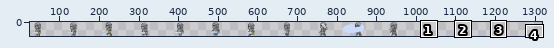
Two versions of one pixel-art file, sprites/knight-final-90x36-Sheet.ase. The first picture is a wide view before the edit; the outline marks the close-up.
Close-up. Before the commit:
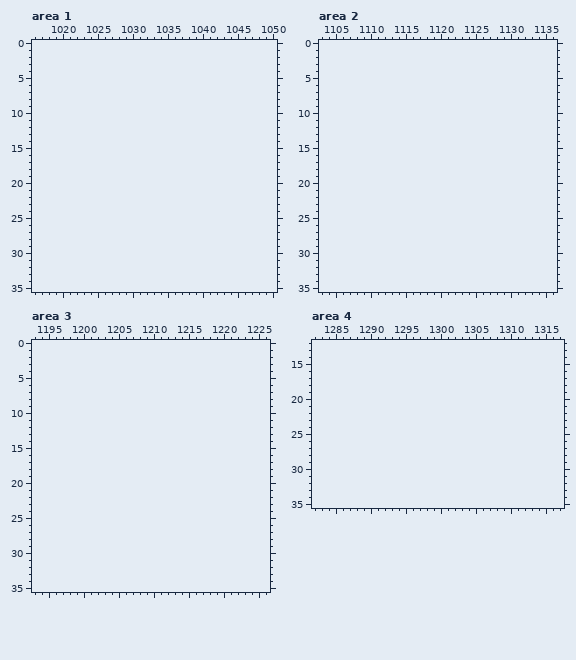
990x36 pixels, 1 frame. Shown: area 1: x 1016..1050, y 0..35; area 2: x 1103..1136, y 0..35; area 3: x 1193..1226, y 0..35; area 4: x 1282..1317, y 12..35. The old version is drawn lined up with the new one, on the new canvas. The wide view leaves out empty margins. The commit also changed other parts of the picture, which this record leaves out.
After the commit:
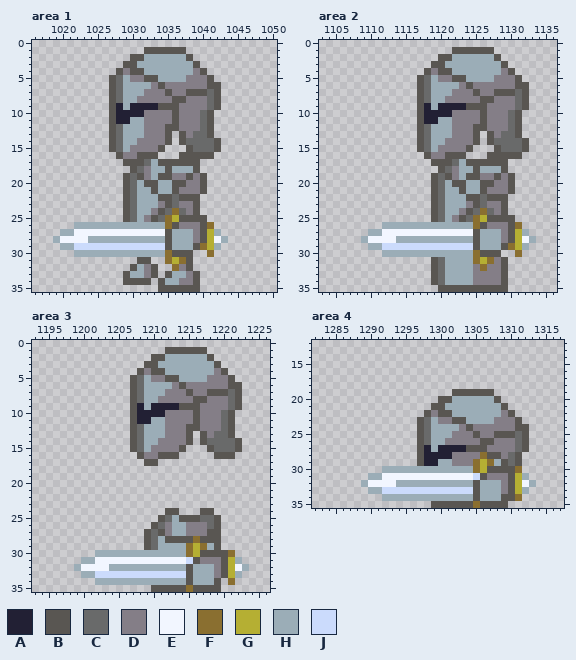
Palette (. is transparent): A #222034  B #595652  C #696a6a  D #847e87  E #f2f6ff  F #8a6f30  G #b5af33  H #9badb7  J #cbdbfc
Difference:
canvas 990x36 -> 1350x36
Area 1:
y 1: x 1032..1037 ...... -> BBBBBB
y 2: x 1030..1038 ......... -> BBHHHHHHB
y 3: x 1029..1039 ........... -> BBHHHHHHHHB
y 4: x 1028..1040 ............. -> BDBBHHHHHHHDB
y 5: x 1027..1041 ............... -> BCHDDBBHHHHDDDB
y 6: x 1027..1042 ................ -> BCHHHHDBDDDDDDBB
y 7: x 1027..1042 ................ -> BCHHHDDDBDDBBBCB
y 8: x 1027..1042 ................ -> BCHHDDDDDBBDDDCB
y 9: x 1027..1042 ................ -> BAHAAAABBBDDDDCB
y 10: x 1027..1041 ............... -> BAAAADDDDBDDDCB
y 11: x 1027..1041 ............... -> BAAHHDDDDBDDDCB
y 12: x 1027..1041 ............... -> BCHHHDDDBBDDDCB
y 13: x 1027..1035 ......... -> BCHHHDDDB; x 1037..1041 ..... -> BDCCB
y 14: x 1027..1035 ......... -> BCHHDDDDB; x 1037..1042 ...... -> BCCCCB
y 15: x 1027..1034 ........ -> BCHDDDDB; x 1038..1042 ..... -> BCCCB
y 16: x 1028..1033 ...... -> BDDBBB; x 1037..1041 ..... -> BBBBB
y 17: x 1029..1039 ........... -> BBBCHBBBBBB
y 18: x 1030..1039 .......... -> BCDHHBHHHB
y 19: x 1029..1040 ............ -> BCBDHBBDDBDB
y 20: x 1029..1040 ............ -> BCHBBHHBBDDB
y 21: x 1029..1040 ............ -> BCHHBHHBDDDB
y 22: x 1029..1039 ........... -> BCHHHBBCBBB
y 23: x 1029..1039 ........... -> BCHHHDBCDDB
y 24: x 1029..1039 ........... -> BCHHDBCFCDB
y 25: x 1029..1040 ............ -> BCHDBCFGBBBB
y 26: x 1022..1041 .................... -> HHHHHHHHHHHHHFBDDDBF
y 27: x 1020..1042 ....................... -> HHEEEEEEEEEEEEEBHHHDBGH
y 28: x 1019..1043 ......................... -> HEEEEHHHHHHHHHHHBHHHDBGEH
y 29: x 1020..1042 ....................... -> HHJJJJJJJJJJJJJBHHHBFGH
y 30: x 1022..1038 ................. -> HHHHHHHHHHHHHFBBB; x 1041 . -> F
y 31: x 1031..1032 .. -> BB; x 1035..1038 .... -> FGFB
y 32: x 1030..1033 .... -> BHDB; x 1036..1038 ... -> FDB
y 33: x 1029..1033 ..... -> BHHDB; x 1035..1039 ..... -> BHHDB
y 34: x 1029..1032 .... -> BBBB; x 1034..1039 ...... -> BHHDDB
y 35: x 1034..1039 ...... -> BBBBBB
Area 2:
y 1: x 1122..1127 ...... -> BBBBBB
y 2: x 1120..1128 ......... -> BBHHHHHHB
y 3: x 1119..1129 ........... -> BBHHHHHHHHB
y 4: x 1118..1130 ............. -> BDBBHHHHHHHDB
y 5: x 1117..1131 ............... -> BCHDDBBHHHHDDDB
y 6: x 1117..1132 ................ -> BCHHHHDBDDDDDDBB
y 7: x 1117..1132 ................ -> BCHHHDDDBDDBBBCB
y 8: x 1117..1132 ................ -> BCHHDDDDDBBDDDCB
y 9: x 1117..1132 ................ -> BAHAAAABBBDDDDCB
y 10: x 1117..1131 ............... -> BAAAADDDDBDDDCB
y 11: x 1117..1131 ............... -> BAAHHDDDDBDDDCB
y 12: x 1117..1131 ............... -> BCHHHDDDBBDDDCB
y 13: x 1117..1125 ......... -> BCHHHDDDB; x 1127..1131 ..... -> BDCCB
y 14: x 1117..1125 ......... -> BCHHDDDDB; x 1127..1132 ...... -> BCCCCB
y 15: x 1117..1124 ........ -> BCHDDDDB; x 1128..1132 ..... -> BCCCB
y 16: x 1118..1123 ...... -> BDDBBB; x 1127..1131 ..... -> BBBBB
y 17: x 1119..1129 ........... -> BBBCHBBBBBB
y 18: x 1120..1129 .......... -> BCDHHBHHHB
y 19: x 1119..1130 ............ -> BCBDHBBDDBDB
y 20: x 1119..1130 ............ -> BCHBBHHBBDDB
y 21: x 1119..1130 ............ -> BCHHBHHBDDDB
y 22: x 1119..1129 ........... -> BCHHHBBCBBB
y 23: x 1119..1129 ........... -> BCHHHDBCDDB
y 24: x 1119..1129 ........... -> BCHHDBCFCDB
y 25: x 1119..1130 ............ -> BCHDBCFGBBBB
y 26: x 1112..1131 .................... -> HHHHHHHHHHHHHFBDDDBF
y 27: x 1110..1132 ....................... -> HHEEEEEEEEEEEEEBHHHDBGH
y 28: x 1109..1133 ......................... -> HEEEEHHHHHHHHHHHBHHHDBGEH
y 29: x 1110..1132 ....................... -> HHJJJJJJJJJJJJJBHHHBFGH
y 30: x 1112..1128 ................. -> HHHHHHHHHHHHHFBBB; x 1131 . -> F
y 31: x 1119..1129 ........... -> BCHHHHFGFDB
y 32: x 1119..1129 ........... -> BCHHHHDFDDB
y 33..34: x 1119..1129 ........... -> BCHHHHDDDDB
y 35: x 1120..1129 .......... -> BBBBBBBBBB
Area 3:
y 1: x 1212..1217 ...... -> BBBBBB
y 2: x 1210..1218 ......... -> BBHHHHHHB
y 3: x 1209..1219 ........... -> BBHHHHHHHHB
y 4: x 1208..1220 ............. -> BDBBHHHHHHHDB
y 5: x 1207..1221 ............... -> BCHDDBBHHHHDDDB
y 6: x 1207..1222 ................ -> BCHHHHDBDDDDDDBB
y 7: x 1207..1222 ................ -> BCHHHDDDBDDBBBCB
y 8: x 1207..1222 ................ -> BCHHDDDDDBBDDDCB
y 9: x 1207..1222 ................ -> BAHAAAABBBDDDDCB
y 10: x 1207..1221 ............... -> BAAAADDDDBDDDCB
y 11: x 1207..1221 ............... -> BAAHHDDDDBDDDCB
y 12: x 1207..1221 ............... -> BCHHHDDDBBDDDCB
y 13: x 1207..1215 ......... -> BCHHHDDDB; x 1217..1221 ..... -> BDCCB
y 14: x 1207..1215 ......... -> BCHHDDDDB; x 1217..1222 ...... -> BCCCCB
y 15: x 1207..1214 ........ -> BCHDDDDB; x 1218..1222 ..... -> BCCCB
y 16: x 1208..1213 ...... -> BDDBBB; x 1219..1221 ... -> BBB
y 17: x 1209..1210 .. -> BB
y 24: x 1212..1213 .. -> BB; x 1217..1218 .. -> BB
y 25: x 1211..1219 ......... -> BCHBBBCCB
y 26: x 1210..1219 .......... -> BCDHHDDDCB
y 27: x 1209..1219 ........... -> BCBDHHDDDBB
y 28: x 1209..1219 ........... -> BCHBBBBFBBB
y 29: x 1209..1219 ........... -> BCHHHHFGFHB
y 30: x 1202..1221 .................... -> HHHHHHHHHHHHHFGBBBBF
y 31: x 1200..1222 ....................... -> HHEEEEEEEEEEEEEJBDDDBGH
y 32: x 1199..1223 ......................... -> HEEEEHHHHHHHHHHHBHHHDBGEH
y 33: x 1200..1222 ....................... -> HHJJJJJJJJJJJJJBHHHDBGH
y 34: x 1202..1219 .................. -> HHHHHHHHHHHHHBHHHB; x 1221 . -> F
y 35: x 1210..1219 .......... -> BBBBBFBBBB
Area 4:
y 19: x 1302..1307 ...... -> BBBBBB
y 20: x 1300..1308 ......... -> BBHHHHHHB
y 21: x 1299..1309 ........... -> BBHHHHHHHHB
y 22: x 1298..1310 ............. -> BDBBHHHHHHHDB
y 23: x 1297..1311 ............... -> BCHDDBBHHHHDDDB
y 24: x 1297..1312 ................ -> BCHHHHDBDDDDDDBB
y 25: x 1297..1312 ................ -> BCHHHDDDBDDBBBCB
y 26: x 1297..1312 ................ -> BCHHDDDDDBBDDDCB
y 27: x 1297..1312 ................ -> BAHAAAABBBDDDDCB
y 28: x 1297..1311 ............... -> BAAAADDDDFBBDCB
y 29: x 1297..1311 ............... -> BAAHHDDDFGFHBCB
y 30: x 1292..1311 .................... -> HHHHHHHHHHHHHFGBBBBF
y 31: x 1290..1312 ....................... -> HHEEEEEEEEEEEEEJBDDDBGH
y 32: x 1289..1313 ......................... -> HEEEEHHHHHHHHHHHBHHHDBGEH
y 33: x 1290..1312 ....................... -> HHJJJJJJJJJJJJJBHHHDBGH
y 34: x 1292..1311 .................... -> HHHHHHHHHHHHHBHHHBBF
y 35: x 1299..1309 ........... -> BBBBBBFBBBB
Where, in picture pixels (left, top, right, bottom), the same in both close-ups:
added: (53, 47, 228, 292)
added: (361, 47, 536, 292)
added: (130, 347, 242, 466)
added: (74, 508, 249, 592)
added: (361, 389, 536, 508)
